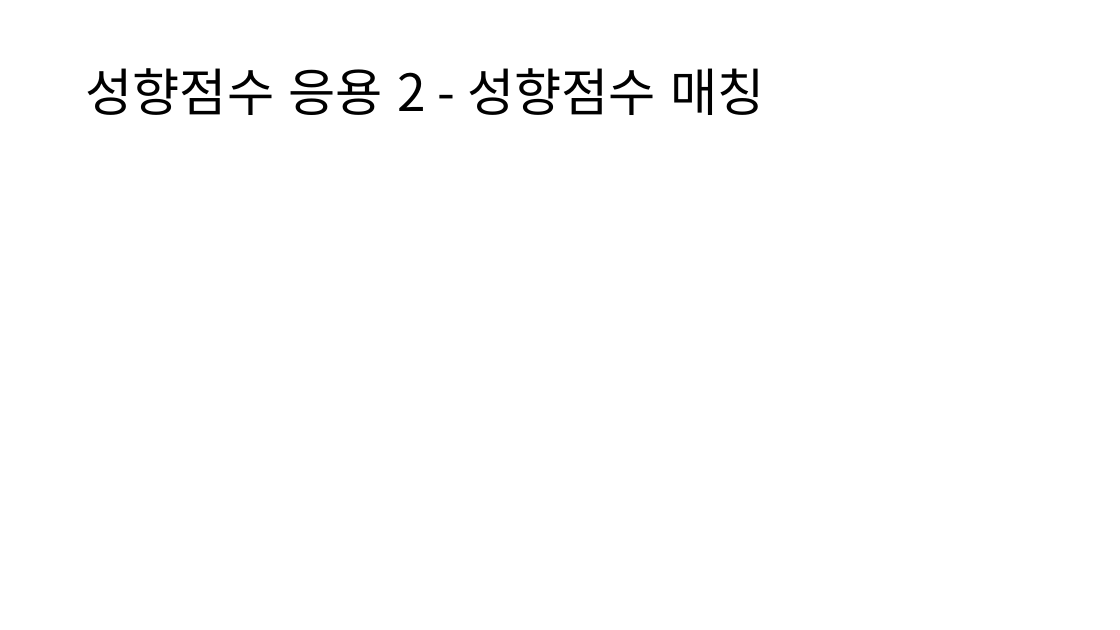
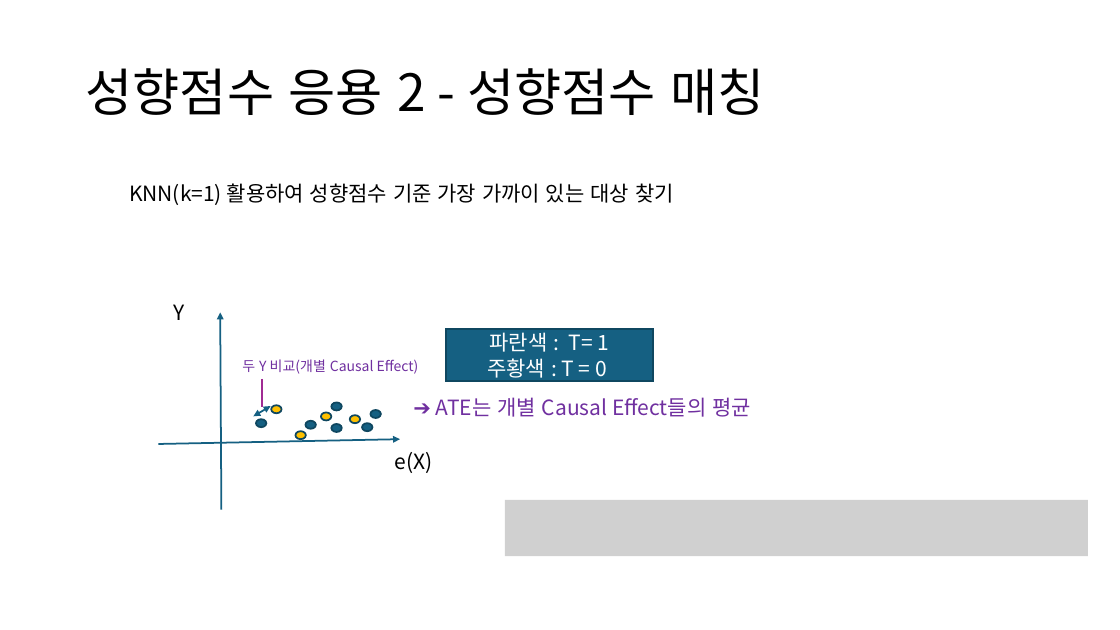
Before and after one commit to Minsoo1036/Causal_Inference_Study, a slide deck: slide 14 of causal_6week.pptx. Drawn at 1120x630 pixels with LibreOffice and Linux fonts; fonts in the diff are those of the drawing; grey boxes stand for pictures. Boxes give left, top, right and bottom in pixels: in the first picture for what was removed or moved away, otherwise in the second. Text is boxed around its words. In the diff, an @@ line names an element or a change of style, - is before the commit and + after.

```diff
--- a/causal_6week.pptx
+++ b/causal_6week.pptx
@@ text added at (x1=129, y1=183, x2=674, y2=205), 18 pt, text #000000 @@
+KNN(k=1) 활용하여 성향점수 기준 가장 가까이 있는 대상 찾기
@@ text added at (x1=173, y1=304, x2=184, y2=320), 18 pt, text #000000 @@
+Y
@@ arrow added from (222, 510) to (220, 313), #156082 1.5 pt @@
@@ rectangle added at (x1=446, y1=329, x2=653, y2=381), fill #156082, outline #104760 1.5 pt, 18 pt, text #FFFFFF @@
+파란색 : T= 1
+주황색 : T = 0
@@ text added at (x1=242, y1=359, x2=419, y2=374), 12 pt, text #7030A0 @@
+두 Y 비교(개별 Causal Effect)
@@ line added from (262, 379) to (262, 407), #A02B93 1.5 pt @@
@@ double arrow added from (254, 417) to (271, 406), #156082 1.5 pt @@
@@ ellipse added at (x1=256, y1=419, x2=266, y2=428), fill #156082, outline #104760 1.5 pt @@
@@ ellipse added at (x1=271, y1=405, x2=281, y2=413), fill #FFC000, outline #104760 1.5 pt @@
@@ ellipse added at (x1=321, y1=413, x2=331, y2=421), fill #FFC000, outline #104760 1.5 pt @@
@@ ellipse added at (x1=332, y1=402, x2=342, y2=411), fill #156082, outline #104760 1.5 pt @@
@@ ellipse added at (x1=350, y1=415, x2=360, y2=423), fill #FFC000, outline #104760 1.5 pt @@
@@ ellipse added at (x1=371, y1=410, x2=381, y2=418), fill #156082, outline #104760 1.5 pt @@
@@ text added at (x1=497, y1=397, x2=751, y2=417), 18 pt, text #7030A0 @@
+➔ ATE는 개별 Causal Effect들의 평균
@@ arrow added from (159, 444) to (400, 439), #156082 1.5 pt @@
@@ ellipse added at (x1=296, y1=431, x2=306, y2=439), fill #FFC000, outline #104760 1.5 pt @@
@@ ellipse added at (x1=306, y1=421, x2=316, y2=429), fill #156082, outline #104760 1.5 pt @@
@@ ellipse added at (x1=332, y1=424, x2=342, y2=433), fill #156082, outline #104760 1.5 pt @@
@@ ellipse added at (x1=362, y1=423, x2=372, y2=432), fill #156082, outline #104760 1.5 pt @@
@@ text added at (x1=395, y1=452, x2=433, y2=473), 18 pt, text #000000 @@
+e(X)
@@ picture added at (x1=505, y1=500, x2=1088, y2=556) @@
```
Also in this commit, not shown: 2 other slides changed.
